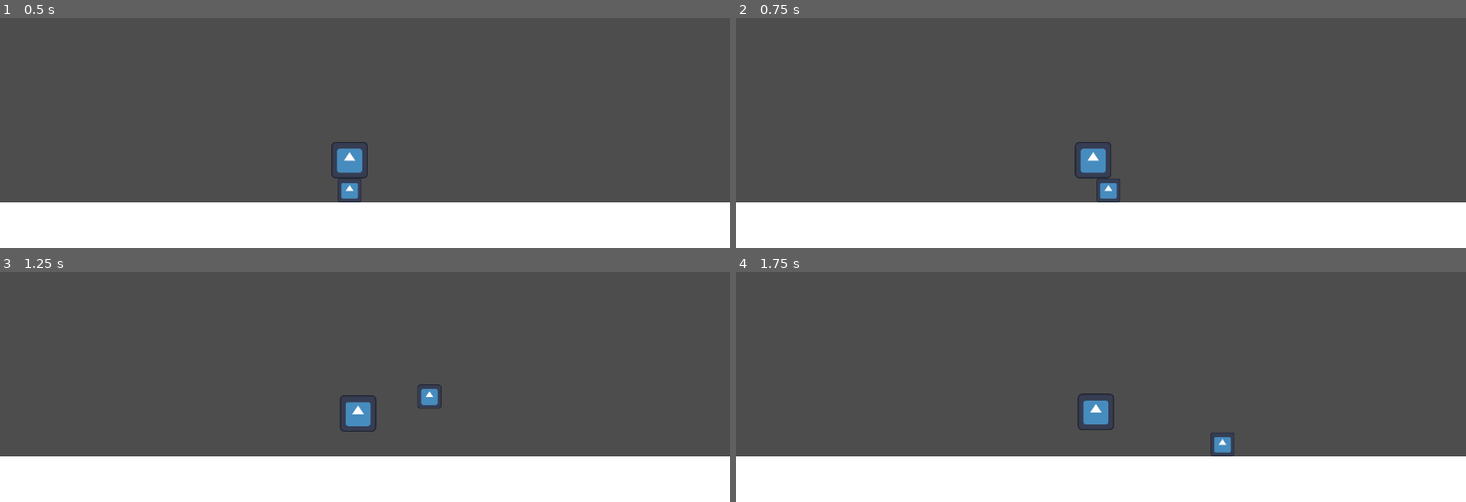
Above: before the commit, frames 1-4 (two rows, left to right).
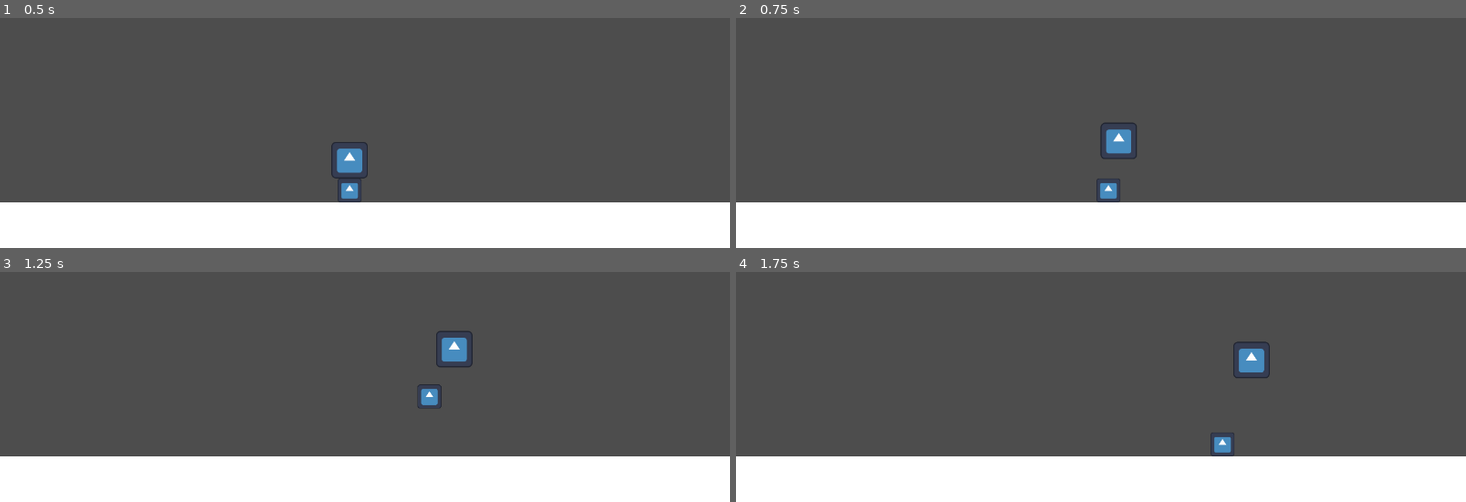
Above: after the commit, the same moments.

Repository: SnappyDragon64/Volleyball
Game: Godot game, scene res://game/game/sandbox.tscn
Same seed, same stepped clock (60 frames per second), same inputs: the game is played once before the commit and once after it. The engine's default icon, where the game draws it, is replaced by a stand-in: a white triangle on a blue panel in a dark square.
Inputs (mouse positions are in pixels of both pictures, inside the frame that each line leads up to):
- Up to frame 1 (0.5 s): no input
- Up to frame 2 (0.75 s): tap Enter at 0.5 s; move the mouse to (1261, 22) at 0.52 s; hold Right (move_right) from 0.53 s (still down); click (1261, 22) at 0.6 s
- Up to frame 3 (1.25 s): keep holding Right (move_right); tap Space (jump) at 0.77 s; right-click (525, 276) at 0.8 s
- Up to frame 4 (1.75 s): keep holding Right (move_right); move the mouse to (955, 318) at 1.27 s; right-click (955, 318) at 1.35 s; tap Space (jump) at 1.52 s; click (955, 318) at 1.55 s

Frame 1 is identical in both runs. In frame 2, 0.9% of the frame differs, in the area x 46-55%, y 45-70%; in frame 3, 0.9%; in frame 4, 1.0%, in the area x 46-74%, y 30-69%.

Commit message:
Updated throw and implemented recall

Diff:
--- a/game/entity/player/player.gd
+++ b/game/entity/player/player.gd
@@ -9,8 +9,11 @@
 @onready var volley_scene := preload("res://game/entity/player/volley.tscn")
 @onready var volley_instance: RigidBody2D
 
+@onready var recall_cooldown = $Timer/RecallCooldown
+
 var current_state: State = State.DEFAULT
 var controller_mode := false
+var can_recall := true
 
 func _ready():
 	volley_instance = volley_scene.instantiate()
@@ -78,12 +81,19 @@
 
 
 func shoot(direction_vector: Vector2):
-	direction_vector = direction_vector.normalized() * 10
+	direction_vector = direction_vector.normalized() * 500
 	$RemoteTransform2D.set_remote_node("")
 	volley_instance.get_node("CollisionShape2D").set_disabled(false)
 	volley_instance.set_freeze_enabled(false)
-	volley_instance.add_constant_central_force(direction_vector)
+	volley_instance.apply_central_impulse(direction_vector)
 	current_state = State.HEADLESS
+
+
+func recall():
+	var recall_direction = Vector2(global_position.x - volley_instance.get_global_transform().origin.x, 0).normalized() * 150
+	volley_instance.apply_central_impulse(recall_direction)
+	can_recall = false
+	recall_cooldown.start()
 
 
 func _headless_physics_process(delta):
@@ -92,6 +102,9 @@
 
 	if Input.is_action_just_pressed("jump") and is_on_floor():
 		velocity.y = JUMP_VELOCITY
+
+	if Input.is_action_just_pressed("recall") and can_recall:
+		recall()
 
 	var direction = Input.get_axis("move_left", "move_right")
 
@@ -119,3 +132,8 @@
 
 func _rolling_physics_process(delta):
 	pass
+
+
+func _on_recall_cooldown_timeout() -> void:
+	print("entered")
+	can_recall = true
--- a/game/entity/player/player.tscn
+++ b/game/entity/player/player.tscn
@@ -8,6 +8,7 @@
 height = 42.0
 
 [node name="Player" type="CharacterBody2D"]
+collision_layer = 2
 script = ExtResource("1_ho5xm")
 
 [node name="Icon" type="Sprite2D" parent="."]
@@ -30,3 +31,10 @@
 position = Vector2(50, 0)
 scale = Vector2(0.1, 0.1)
 texture = ExtResource("1_yxgw6")
+
+[node name="Timer" type="Node" parent="."]
+
+[node name="RecallCooldown" type="Timer" parent="Timer"]
+one_shot = true
+
+[connection signal="timeout" from="Timer/RecallCooldown" to="." method="_on_recall_cooldown_timeout"]
--- a/game/entity/player/volley.tscn
+++ b/game/entity/player/volley.tscn
@@ -7,9 +7,8 @@
 height = 64.0
 
 [node name="Volley" type="RigidBody2D"]
-collision_layer = 2
-collision_mask = 2
-gravity_scale = 0.0
+collision_layer = 4
+gravity_scale = 0.4
 
 [node name="Icon" type="Sprite2D" parent="."]
 position = Vector2(0, -32)
--- a/project.godot
+++ b/project.godot
@@ -71,3 +71,8 @@
 , Object(InputEventMouseButton,"resource_local_to_scene":false,"resource_name":"","device":-1,"window_id":0,"alt_presse …(244 unchanged characters)…
 ]
 }
+recall={
+"deadzone": 0.5,
+"events": [Object(InputEventMouseButton,"resource_local_to_scene":false,"resource_name":"","device":-1,"window_id":0,"alt_pressed":false,"shift_pressed":false,"ctrl_pressed":false,"meta_pressed":false,"button_mask":2,"position":Vector2(271, 6),"global_position":Vector2(280, 52),"factor":1.0,"button_index":2,"canceled":false,"pressed":true,"double_click":false,"script":null)
+]
+}
